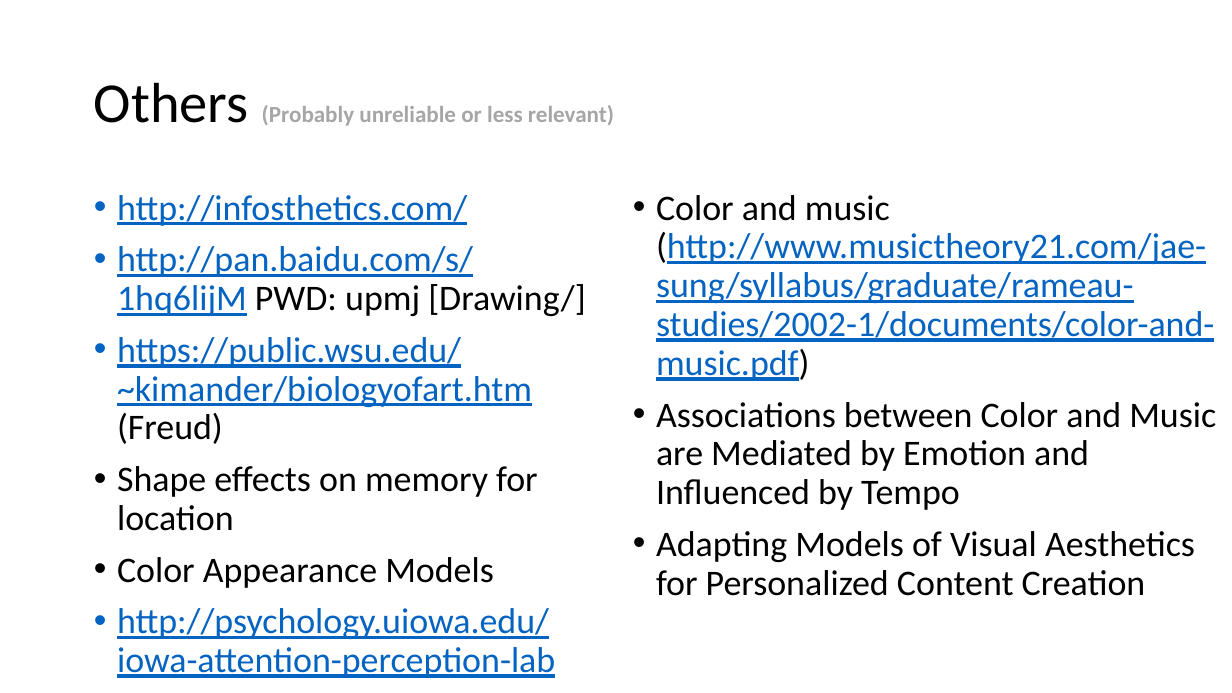
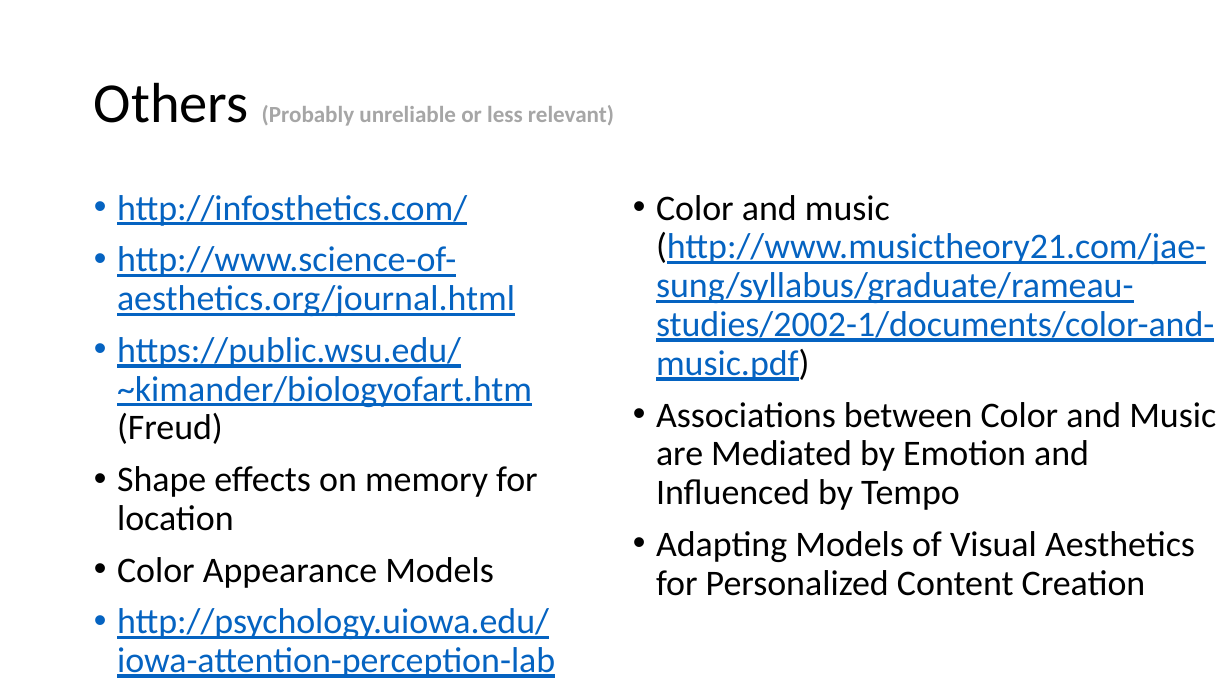
Before and after one commit to PatriciaXiao/Conclusion, a slide deck: slide 25 of Conclusion.pptx (slide 23 before the commit). Drawn at 1232x693 pixels with LibreOffice and Linux fonts; fonts in the diff are those of the drawing. Boxes give left, top, right and bottom in pixels: in the first picture for what was removed or moved away, otherwise in the second. Text is boxed around its words. In the diff, an @@ line names an element or a change of style, - is before the commit and + after.

```diff
--- a/Conclusion.pptx
+++ b/Conclusion.pptx
@@ text at box(117, 246, 515, 316): text changed @@
-• http://pan.baidu.com/s/1hq6lijM PWD: upmj [Drawing/]
+• http://www.science-of-aesthetics.org/journal.html
```
Also in this commit, not shown: 3 other slides changed, 2 slides added, 13 other files.
